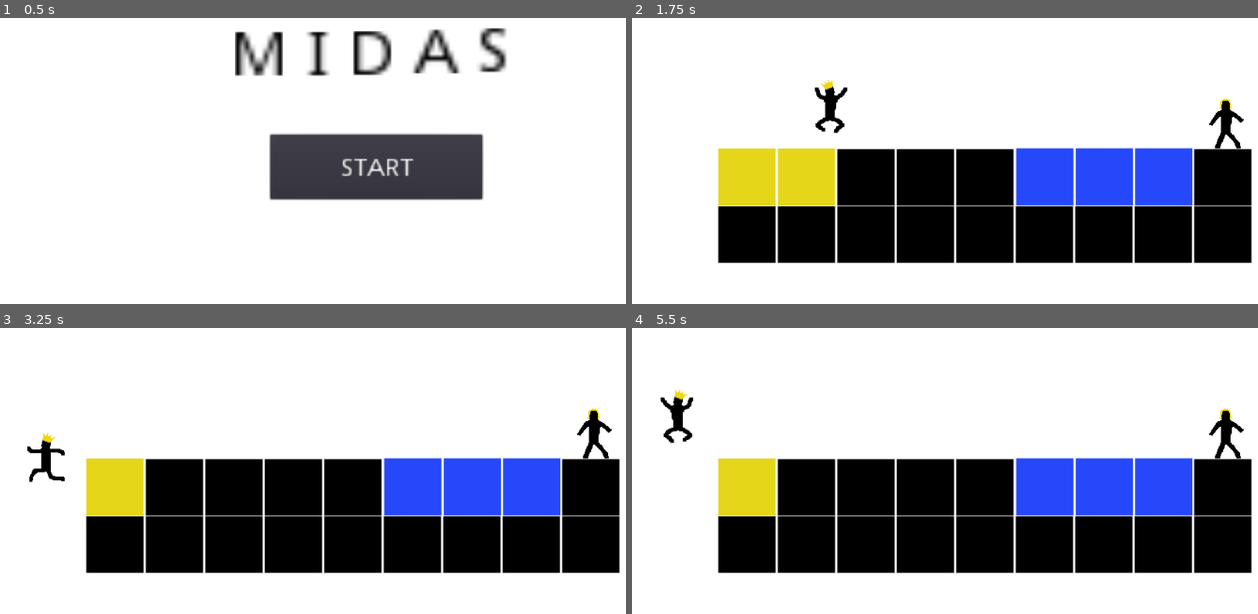
Above: before the commit, frames 1-4 (two rows, left to right).
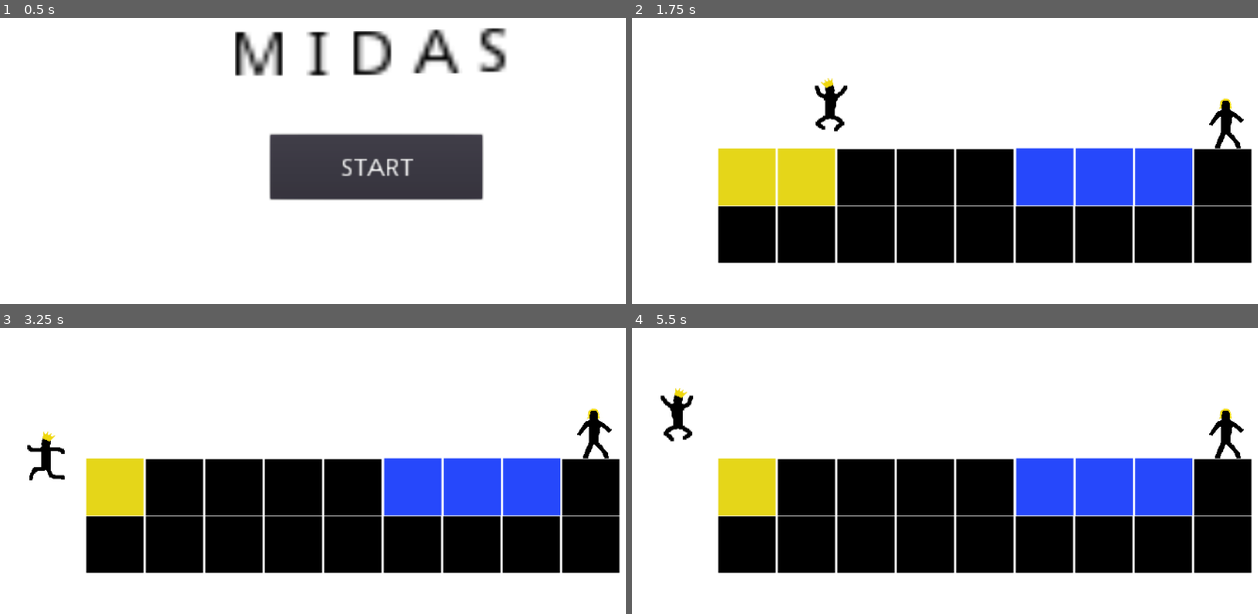
Above: after the commit, the same moments.

Repository: meburns/midas
Game: Godot game, scene res://src/Menu.tscn
Two runs of this game, one before a commit and one after it. Both use one fixed random seed, a clock stepped at 60 frames per second and the inputs below.
Inputs:
- Up to frame 1 (0.5 s): no input
- Up to frame 2 (1.75 s): click "START" at 0.5 s; tap Enter (ui_accept) at 1.25 s; hold Right (move_right) from 1.28 s (still down); tap R (refresh) at 1.35 s; tap Space (jump) at 1.52 s
- Up to frame 3 (3.25 s): tap R (refresh) at 2.1, 2.85 s; tap Space (jump) at 2.27 s; release Right (move_right) at 2.78 s; hold A (move_left) from 2.78 s (still down)
- Up to frame 4 (5.5 s): release A (move_left) at 3.53 s; hold Right (move_right) 3.53-5.03 s; tap R (refresh) at 3.6, 4.35, 5.1 s; tap Space (jump) at 3.77, 4.52, 5.27 s; hold A (move_left) from 5.03 s (still down)

Frame 1 is identical in both runs. In frame 2, 0.3% of the frame differs, in the area x 29-35%, y 21-41%; in frame 3, 0.2%; in frame 4, 0.2%.

Commit message:
Update midas gravity

Diff:
--- a/src/Midas.tscn
+++ b/src/Midas.tscn
@@ -13,7 +13,7 @@
 position = Vector2( 22.0332, 0 )
 collision_mask = 2
 script = ExtResource( 1 )
-gravity = 4000.0
+gravity = 3800.0
 
 [node name="Sprite" type="Sprite" parent="."]
 position = Vector2( 7.09544, -40.4252 )
